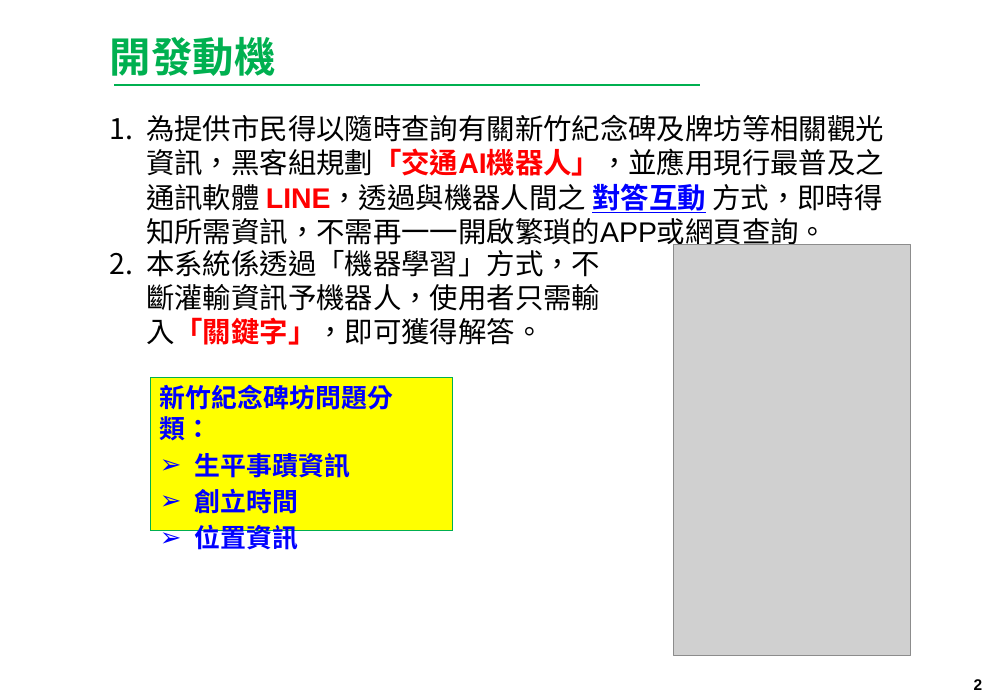
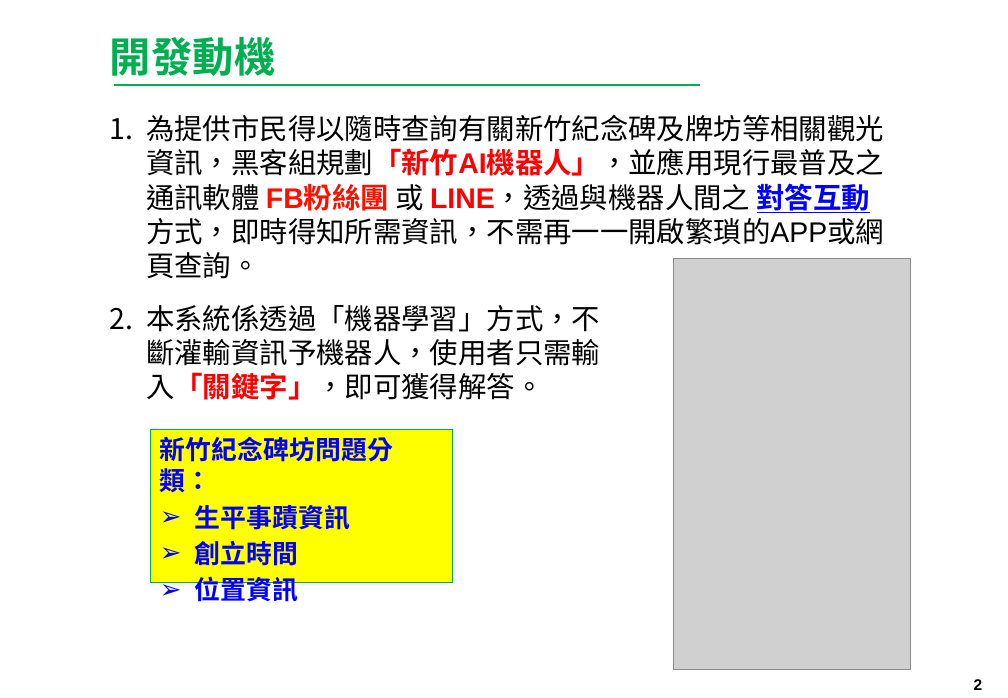
Before and after one commit to Sam198141/HsinChu_cycu, a slide deck: slide 2 of 新竹交通AI機器人.pptx. Drawn at 1008x698 pixels with LibreOffice and Linux fonts; fonts in the diff are those of the drawing; grey boxes stand for pictures; background and template pictures are left out. Boxes give left, top, right and bottom in pixels: in the first picture for what was removed or moved away, otherwise in the second. Text is boxed around its words. In the diff, an @@ line names an element or a change of style, - is before the commit and + after.

```diff
--- a/新竹交通AI機器人.pptx
+++ b/新竹交通AI機器人.pptx
@@ text at [146,115,884,279]: text changed @@
-1. 為提供市民得以隨時查詢有關新竹紀念碑及牌坊等相關觀光資訊，黑客組規劃「交通AI機器人」，並應用現行最普及之 通訊軟體 LINE，透過與機器人間之 對答互動 方式，即時得知所需資訊，不需再一一開啟繁瑣的APP或網頁查詢。
+1. 為提供市民得以隨時查詢有關新竹紀念碑及牌坊等相關觀光資訊，黑客組規劃「新竹AI機器人」，並應用現行最普及之 通訊軟體 FB粉絲團 或 LINE，透過與機器人間之 對答互動 方式，即時得知所需資訊，不需再一一開啟繁瑣的APP或網頁查詢。
@@ picture: place and size @@
-picture at [673,245,910,656]
+picture at [673,259,910,670]
@@ text "本系統係透過「機器學習」方式，不斷灌輸資訊予機器人，使用者只需輸入「關鍵字」，即可獲得解答。": place and size @@
-text "本系統係透過「機器學習」方式，不斷灌輸資訊予機器人，使用者只需輸入「關鍵字」，即可獲得解答。" at [146,250,600,345]
+text "本系統係透過「機器學習」方式，不斷灌輸資訊予機器人，使用者只需輸入「關鍵字」，即可獲得解答。" at [146,305,600,400]
@@ rectangle "新竹紀念碑坊問題分類：": place and size @@
-rectangle "新竹紀念碑坊問題分類：" at [151,378,452,531]
+rectangle "新竹紀念碑坊問題分類：" at [151,430,452,584]
```
Also in this commit, not shown: 3 other slides changed.
